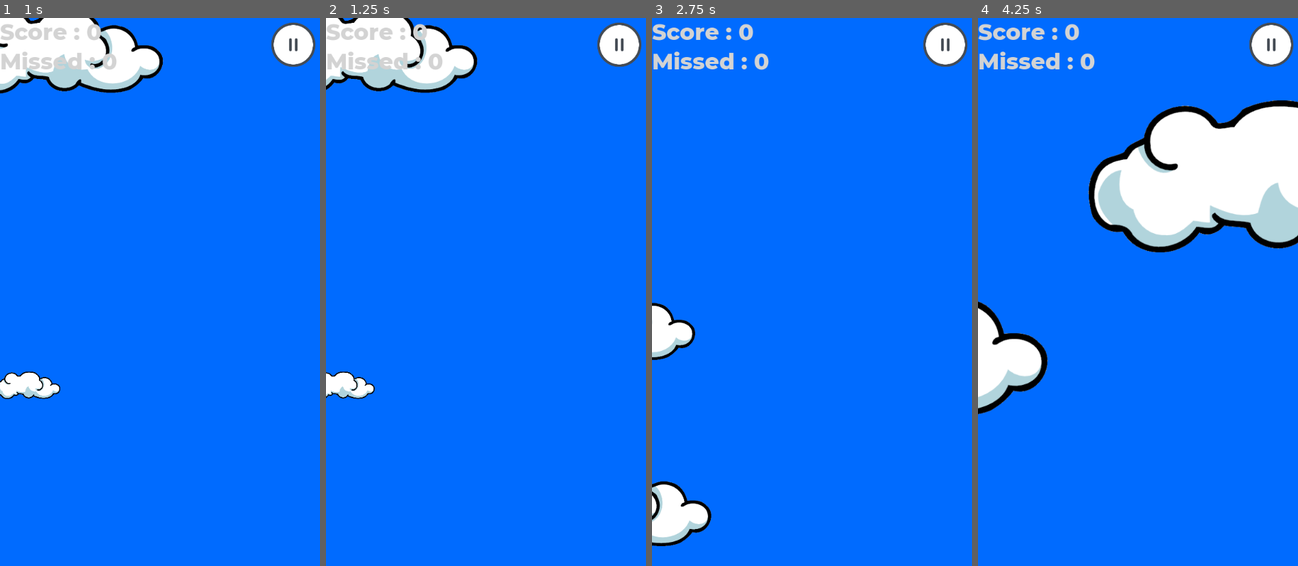
Above: before the commit, frames 1-4 (left to right).
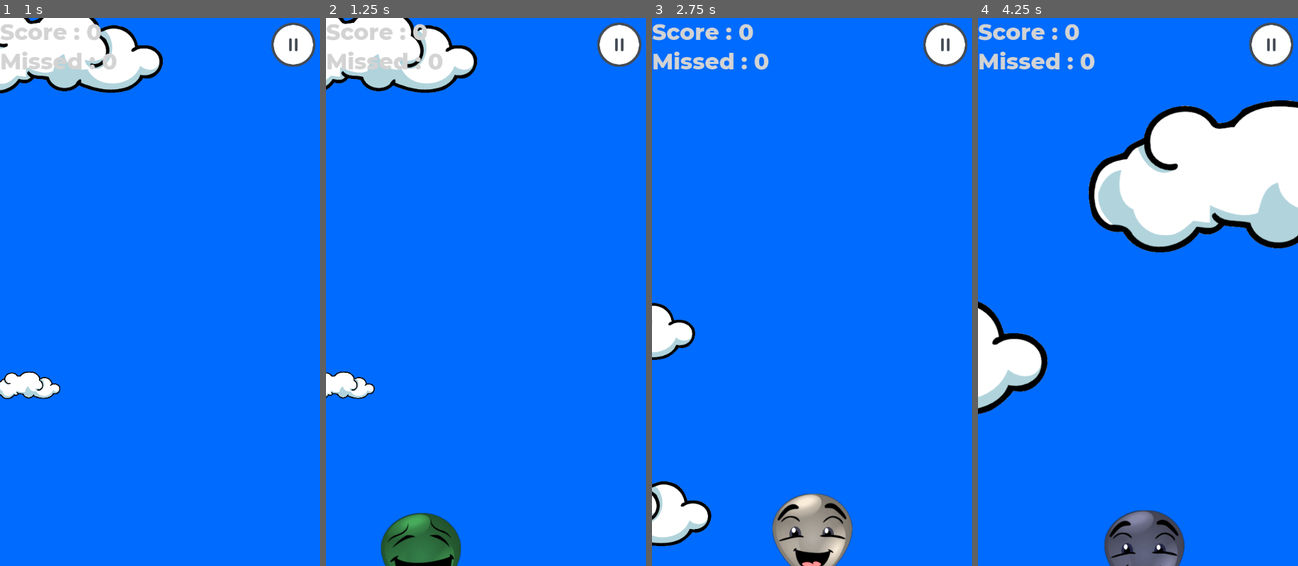
Above: after the commit, the same moments.

Repository: renosyah/ballon-pop
Game: Godot game, scene res://asset/menu/menu.tscn
Two runs of this game, one before a commit and one after it. Both use one fixed random seed, a clock stepped at 60 frames per second and the inputs below. Sound files missing from this copy of the repository are replaced by a short silence.
Inputs (mouse positions are in pixels of both pictures, inside the frame that each line leads up to):
- Up to frame 1 (1 s): click (160, 346) at 0.5 s
- Up to frame 2 (1.25 s): no input
- Up to frame 3 (2.75 s): click (946, 45) at 1.25 s; click (812, 346) at 2 s
- Up to frame 4 (4.25 s): click (1272, 45) at 2.75 s; click (1138, 346) at 3.5 s

Frame 1 is identical in both runs. In frame 2, 2.1% of the frame differs, in the area x 17-43%, y 90-100%; in frame 3, 2.8%, in the area x 37-63%, y 86-100%; in frame 4, 2.2%.

Commit message:
use pooling

Diff:
--- a/asset/game/balloon/balloon.gd
+++ b/asset/game/balloon/balloon.gd
@@ -1,55 +1,58 @@
 extends Area2D
+class_name Balloon
 
-signal on_ballon_pop(color, pos)
-signal on_ballon_missed()
+signal on_ballon_pop(baloon)
+signal on_ballon_missed(baloon)
+
+export var hp :int
+export var speed :float
+export var face_texture :Texture
+export var color :Color
 
 onready var _ballon = $Sprite
 onready var _face = $Sprite/Sprite
 onready var _audio = $AudioStreamPlayer2D
 
-var speed = 200.0
-var direction = Vector2.ZERO
-
-var _is_popping = false
-var _face_texture : Texture = preload("res://asset/game/balloon/smile_1.png")
-var _color : Color = Color(randf(), randf(), randf(), 1)
-
-func set_appearance(face_texture : Texture, color : Color):
-	_face_texture = face_texture
-	_color = color
-
-func lauching(_speed : float, _from : Vector2):
-	position = _from
-	speed = _speed
+var is_dead: bool = false
 
 # Called when the node enters the scene tree for the first time.
 func _ready():
-	_ballon.self_modulate = _color
-	_face.texture = _face_texture
+	is_dead = true
+	visible = false
+	set_process(false)
 
 # Called every frame. 'delta' is the elapsed time since the previous frame.
 func _process(delta):
 	position.y -= speed * delta
 
+func launch():
+	_ballon.self_modulate = color
+	_face.texture = face_texture
+	is_dead = false
+	visible = true
+	set_process(true)
+
+func set_dead():
+	is_dead = true
+	visible = false
+	set_process(false)
 
 func _on_balloon_input_event(viewport, event, shape_idx):
 	if event is InputEventMouseButton and event.is_action_pressed("left_click"):
-		if _is_popping:
+		if is_dead:
 			return
 
-		speed = 0
-		_ballon.visible = false
+		hp -= 1
+
+		if hp < 0:
+			set_dead()
+
 		_audio.play()
-		_is_popping = true
-		emit_signal("on_ballon_pop", _color, global_position)
-
-func _on_AudioStreamPlayer2D_finished():
-	queue_free()
-
+		emit_signal("on_ballon_pop", self)
 
 func _on_VisibilityNotifier2D_screen_exited():
-	if _is_popping:
+	if is_dead:
 		return
 
-	emit_signal("on_ballon_missed")
-	queue_free()
+	set_dead()
+	emit_signal("on_ballon_missed", self)
--- a/asset/game/balloon/balloon.tscn
+++ b/asset/game/balloon/balloon.tscn
@@ -26,11 +26,10 @@
 position = Vector2( -2.52972, -8.3191 )
 shape = SubResource( 1 )
 
-[node name="AudioStreamPlayer2D" type="AudioStreamPlayer2D" parent="."]
+[node name="AudioStreamPlayer2D" type="AudioStreamPlayer" parent="."]
 stream = ExtResource( 3 )
 
 [node name="VisibilityNotifier2D" type="VisibilityNotifier2D" parent="."]
 
 [connection signal="input_event" from="." to="." method="_on_balloon_input_event"]
-[connection signal="finished" from="AudioStreamPlayer2D" to="." method="_on_AudioStreamPlayer2D_finished"]
 [connection signal="screen_exited" from="VisibilityNotifier2D" to="." method="_on_VisibilityNotifier2D_screen_exited"]
--- a/asset/game/game.gd
+++ b/asset/game/game.gd
@@ -3,6 +3,7 @@
 const baloon = preload("res://asset/game/balloon/balloon.tscn")
 const cloud = preload("res://asset/game/cloud/cloud.tscn")
 const popping = preload("res://asset/game/poping/poping.tscn")
+
 
 const BALLON_FACES =[
 	preload("res://asset/game/balloon/smile_1.png"),
@@ -24,6 +25,9 @@
 
 onready var _screen_size = get_viewport().get_visible_rect().size
 
+var balloon_pools :Array = []
+var popping_pools :Array = []
+
 var score = 0
 var missed = 0
 
@@ -31,6 +35,8 @@
 func _ready():
 	randomize()
 	spawn_initial_cloud()
+	pooling_balloon()
+	pooling_poping()
 
 func _on_Timer_timeout():
 	spawn_balloon(get_random_x())
@@ -46,38 +52,56 @@
 		)
 		spawn_cloud(_pos)
 
-func spawn_balloon(from):
-	var balloon_instance = baloon.instance()
-	balloon_instance.set_appearance(
-		BALLON_FACES[rand_range(0, BALLON_FACES.size())],
-		Color(randf(), randf(), randf(), 1)
-	)
-	balloon_instance.connect("on_ballon_pop",self,"_on_ballon_pop")
-	balloon_instance.connect("on_ballon_missed",self,"_on_ballon_missed")
-	_spawn_position.add_child(balloon_instance)
-	balloon_instance.lauching(rand_range(100 , 300),from)
+func pooling_balloon():
+	for i in range(20):
+		var balloon_instance :Balloon = baloon.instance()
+		balloon_instance.face_texture = BALLON_FACES[rand_range(0, BALLON_FACES.size())]
+		balloon_instance.color = Color(randf(), randf(), randf(), 1)
+		balloon_instance.connect("on_ballon_pop", self, "_on_ballon_pop")
+		balloon_instance.connect("on_ballon_missed", self, "_on_ballon_missed")
+		_spawn_position.add_child(balloon_instance)
+		balloon_pools.append(balloon_instance)
+
+func pooling_poping():
+	for i in range(20):
+		var popping_instance :Popping = popping.instance()
+		popping_instance.texture = BALLON_POPING_FRAGMENT[
+			rand_range(0, BALLON_POPING_FRAGMENT.size())
+		]
+		popping_instance.color = Color(randf(), randf(), randf(), 1)
+		popping_instance.amount = rand_range(4, 8)
+		add_child(popping_instance)
+		popping_pools.append(popping_instance)
+
+func spawn_balloon(from :Vector2):
+	balloon_pools.shuffle()
+	for balloon_pool in balloon_pools:
+		if not balloon_pool.visible:
+			balloon_pool.global_position = from
+			balloon_pool.hp = int(rand_range(1,3))
+			balloon_pool.speed = rand_range(100, 300)
+			balloon_pool.launch()
+			return
+
+func spawn_poping_fragment(color :Color, from:Vector2):
+	for popping_pool in popping_pools:
+		if not popping_pool.is_emitting():
+			popping_pool.global_position = from
+			popping_pool.color = color
+			popping_pool.pop()
+			return
 
 func spawn_cloud(from):
 	var cloud_instance = cloud.instance()
 	_cloud_spawn_point.add_child(cloud_instance)
 	cloud_instance.position = from
 
-func spawn_poping_fragment(color, at):
-	var popping_instance = popping.instance()
-	popping_instance.texture = BALLON_POPING_FRAGMENT[
-		rand_range(0, BALLON_POPING_FRAGMENT.size())
-	]
-	popping_instance.color = color
-	popping_instance.amount = rand_range(4, 8)
-	add_child(popping_instance)
-	popping_instance.position = at
-
-func _on_ballon_pop(color,pos):
-	spawn_poping_fragment(color, pos)
+func _on_ballon_pop(bal :Balloon):
+	spawn_poping_fragment(bal.color, bal.global_position)
 	score += 1
 	display_score()
 
-func _on_ballon_missed():
+func _on_ballon_missed(bal :Balloon):
 	missed += 1
 	display_score()
 
--- a/asset/game/poping/poping.gd
+++ b/asset/game/poping/poping.gd
@@ -1,17 +1,23 @@
 extends Node2D
+class_name Popping
 
 export var texture : Resource
 export var color : Color
 export var amount : int
 
 onready var cpu_particles_2d = $CPUParticles2D
+onready var timer = $Timer
 
 # Called when the node enters the scene tree for the first time.
 func _ready():
+	pass
+
+func is_emitting() -> bool:
+	return not timer.is_stopped()
+
+func pop():
 	cpu_particles_2d.texture = texture
 	cpu_particles_2d.color = color
 	cpu_particles_2d.amount = amount
 	cpu_particles_2d.emitting = true
-
-func _on_Timer_timeout():
-	queue_free()
+	timer.start()
--- a/asset/game/poping/poping.tscn
+++ b/asset/game/poping/poping.tscn
@@ -23,7 +23,5 @@
 scale_amount_curve = SubResource( 1 )
 
 [node name="Timer" type="Timer" parent="."]
-wait_time = 2.0
-autostart = true
-
-[connection signal="timeout" from="Timer" to="." method="_on_Timer_timeout"]
+wait_time = 3.0
+one_shot = true
--- a/project.godot
+++ b/project.godot
@@ -8,8 +8,20 @@
 
 config_version=4
 
-_global_script_classes=[  ]
+_global_script_classes=[ {
+"base": "Area2D",
+"class": "Balloon",
+"language": "GDScript",
+"path": "res://asset/game/balloon/balloon.gd"
+}, {
+"base": "Node2D",
+"class": "Popping",
+"language": "GDScript",
+"path": "res://asset/game/poping/poping.gd"
+} ]
 _global_script_class_icons={
+"Balloon": "",
+"Popping": ""
 }
 
 [application]
